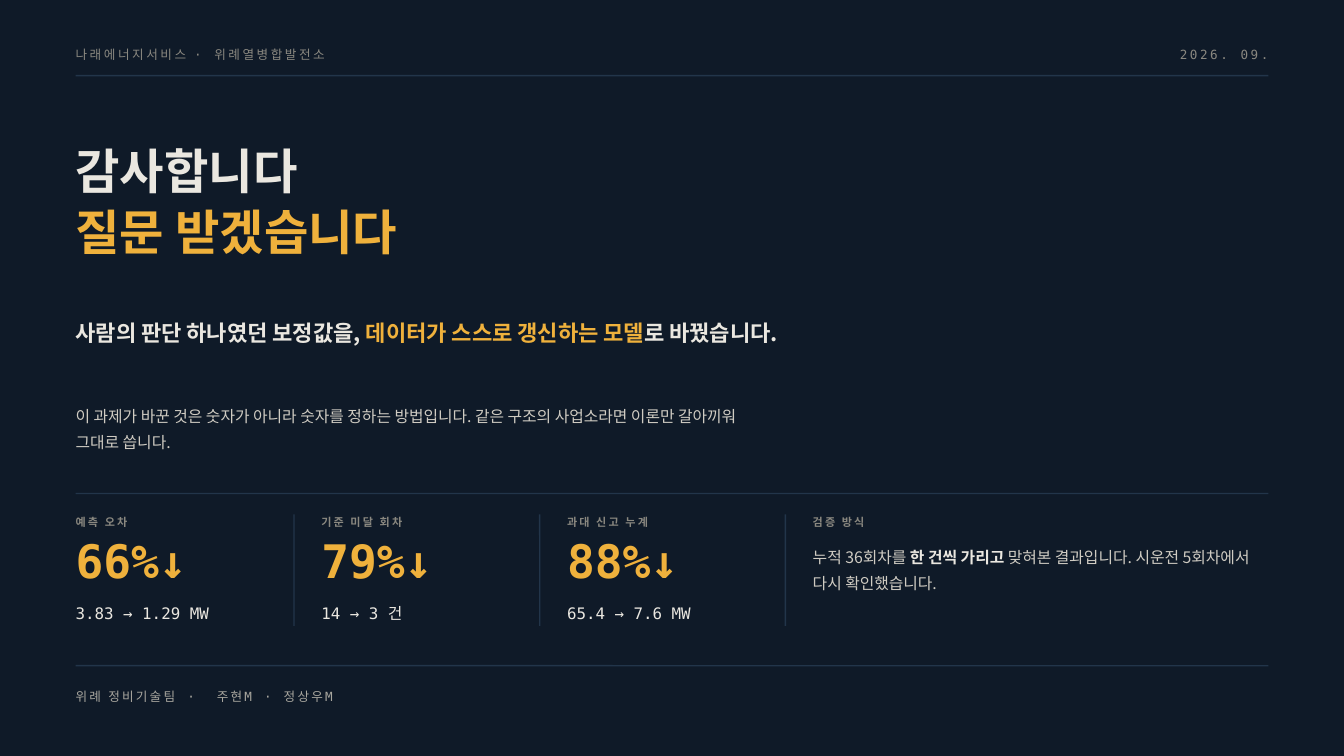
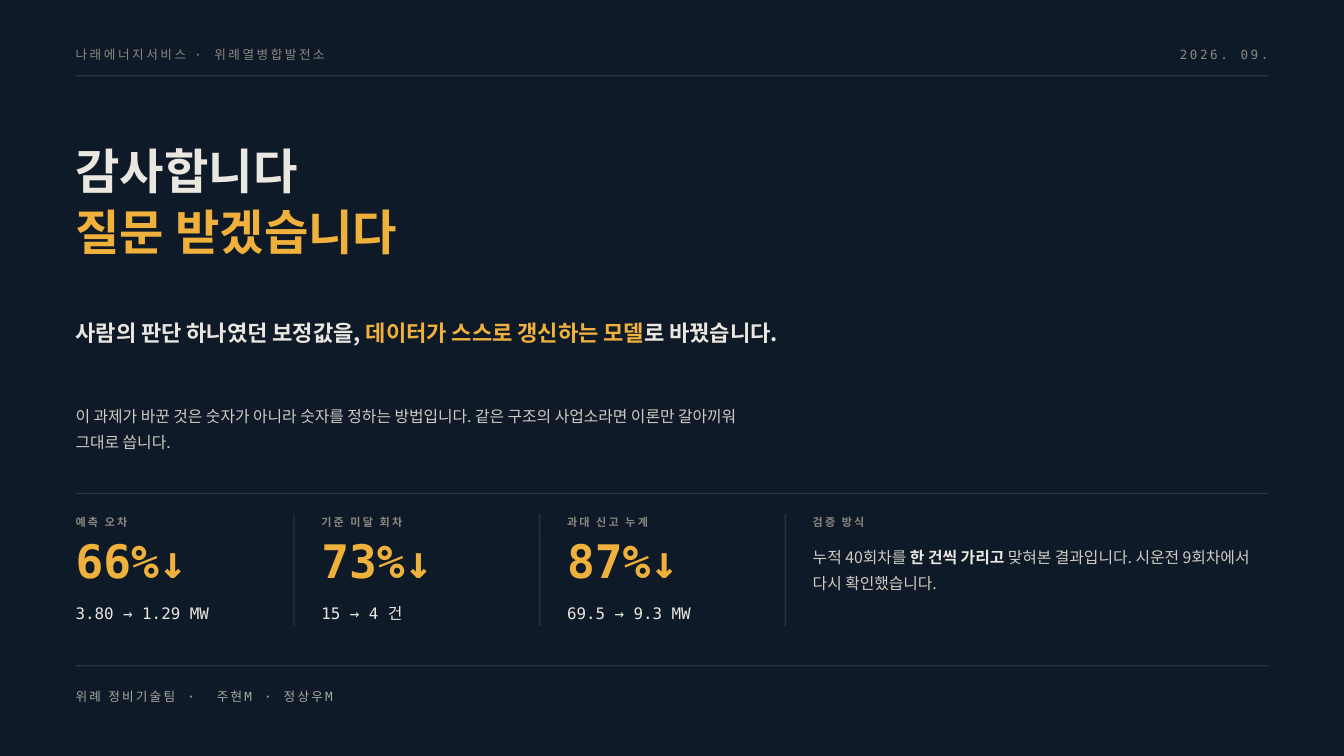
Before and after one commit to jooh-ai/Narae-AI, a slide deck: slide 18 of docs/ppt/위례_공급가능용량_최종발표.pptx. Drawn at 1344x756 pixels with LibreOffice and Linux fonts; fonts in the diff are those of the drawing. Boxes give left, top, right and bottom in pixels: in the first picture for what was removed or moved away, otherwise in the second. Text is boxed around its words. In the diff, an @@ line names an element or a change of style, - is before the commit and + after.

```diff
--- a/docs/ppt/위례_공급가능용량_최종발표.pptx
+++ b/docs/ppt/위례_공급가능용량_최종발표.pptx
@@ text at (321, 543, 432, 579): text changed @@
-79%↓
+73%↓
@@ text at (567, 543, 678, 579): text changed @@
-88%↓
+87%↓
@@ text at (813, 549, 1250, 591): text changed @@
-누적 36회차를 한 건씩 가리고 맞혀본 결과입니다. 시운전 5회차에서 다시 확인했습니다.
+누적 40회차를 한 건씩 가리고 맞혀본 결과입니다. 시운전 9회차에서 다시 확인했습니다.
@@ text at (76, 607, 209, 620): text changed @@
-3.83 → 1.29 MW
+3.80 → 1.29 MW
@@ text at (321, 606, 403, 620): text changed @@
-14 → 3 건
+15 → 4 건
@@ text at (567, 607, 691, 620): text changed @@
-65.4 → 7.6 MW
+69.5 → 9.3 MW
```
Also in this commit, not shown: 9 other slides changed, 8 other files.
